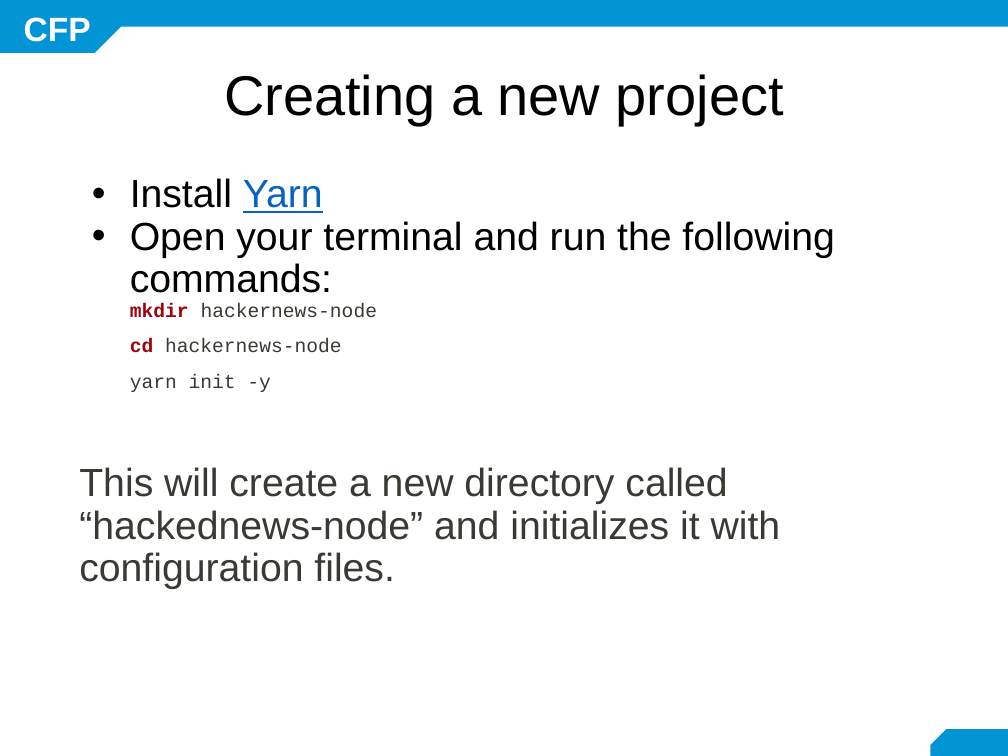
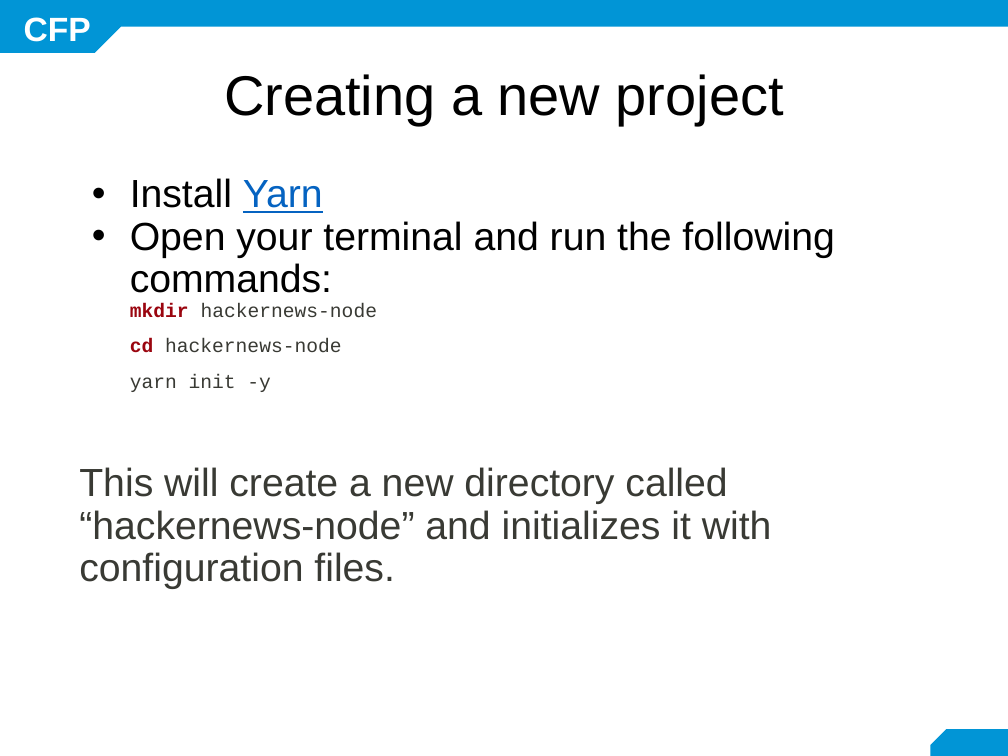
Before and after one commit to mariela21180/cfp-2019, a slide deck: slide 37 of modulo6/6.3.1/- GraphQL.pptx. Drawn at 1008x756 pixels with LibreOffice and Linux fonts; fonts in the diff are those of the drawing; background and template pictures are left out. Boxes give left, top, right and bottom in pixels: in the first picture for what was removed or moved away, otherwise in the second. Text is boxed around its words. In the diff, an @@ line names an element or a change of style, - is before the commit and + after.

```diff
--- a/modulo6/6.3.1/- GraphQL.pptx
+++ b/modulo6/6.3.1/- GraphQL.pptx
@@ text at <box>79,467,772,589</box>: text changed @@
-This will create a new directory called “hackednews-node” and initializes it with configuration files.
+This will create a new directory called “hackernews-node” and initializes it with configuration files.
```
Also in this commit, not shown: 39 slides added, 1 other file.
